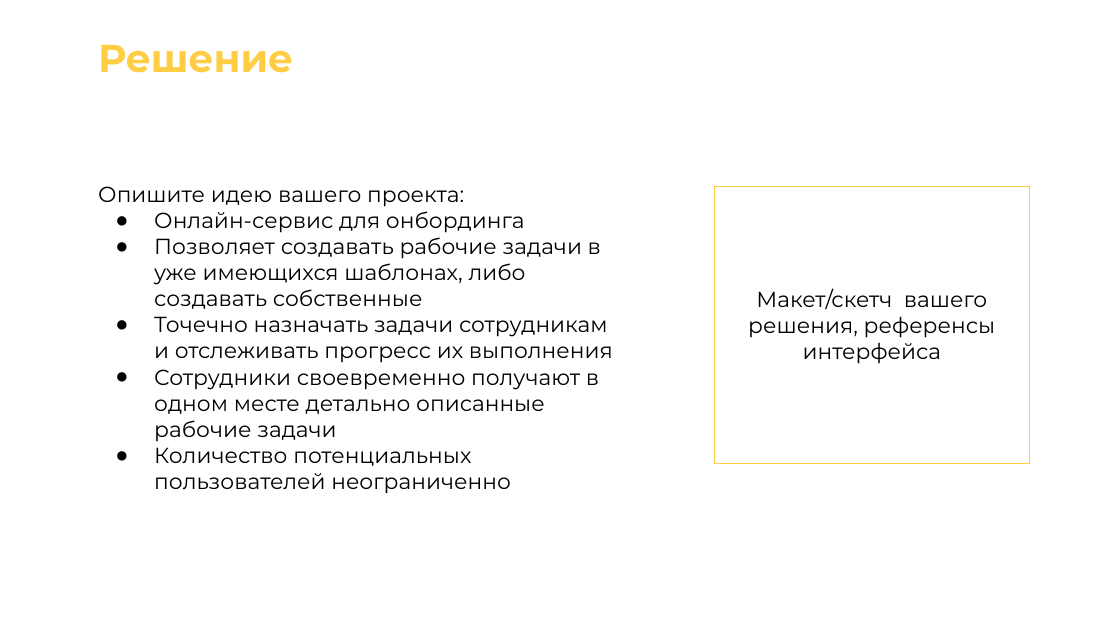
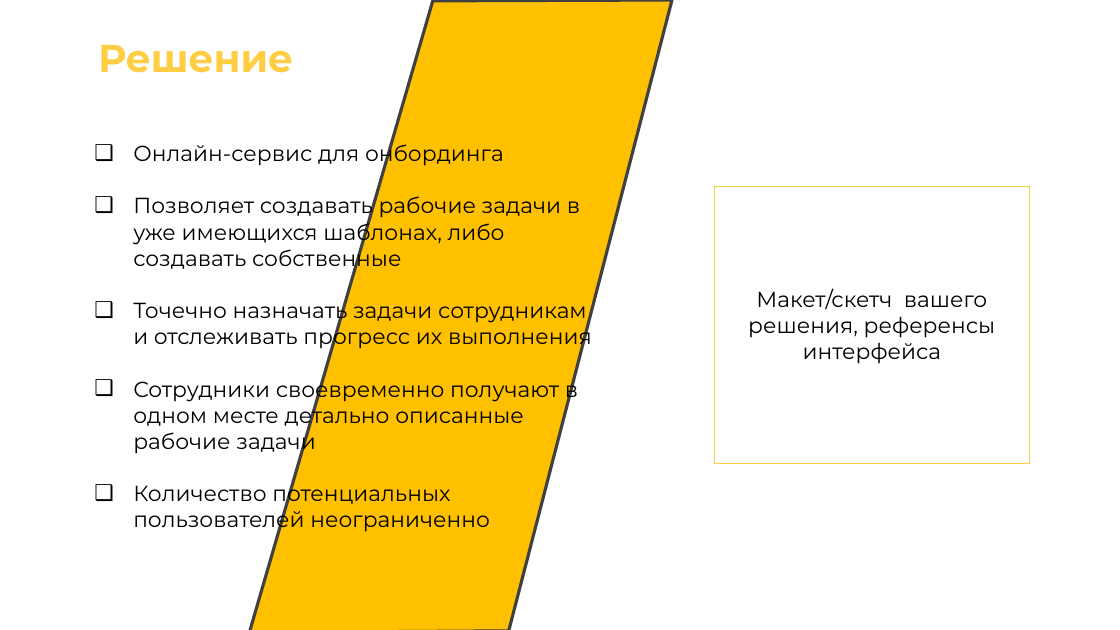
Before and after one commit to zetLighter/tech-pred, a slide deck: slide 4 of Шаблон презентации.pptx. Drawn at 1120x630 pixels with LibreOffice and Linux fonts; fonts in the diff are those of the drawing. Boxes give left, top, right and bottom in pixels: in the first picture for what was removed or moved away, otherwise in the second. Text is boxed around its words. In the diff, an @@ line names an element or a change of style, - is before the commit and + after.

```diff
--- a/Шаблон презентации.pptx
+++ b/Шаблон презентации.pptx
@@ freeform shape added at (x1=250, y1=0, x2=672, y2=630), fill #FFC000, outline #404040 2 pt @@
@@ text "Онлайн-сервис для онбординга" moved from (x1=98, y1=186, x2=613, y2=494) to (x1=133, y1=141, x2=592, y2=533) @@
@@ text "Онлайн-сервис для онбординга" at (x1=133, y1=141, x2=592, y2=533): bullet ● to ❑ @@
@@ text at (x1=98, y1=186, x2=464, y2=207): paragraph removed @@
-Опишите идею вашего проекта:
```
Also in this commit, not shown: 4 other slides changed, 6 slides added, 6 slides removed, 1 other file.
